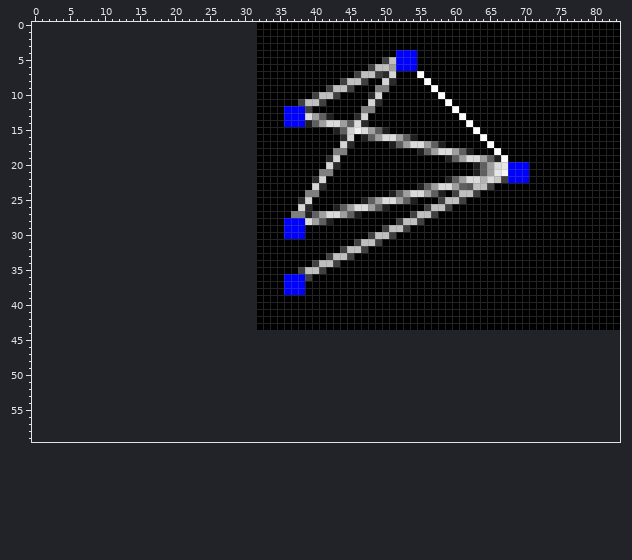
Two versions of one sprite sheet, Render/outputs/0.png. Above, as it was before the edit.
The file is 52x44 pixels. Colours within 5 levels of each other are drawn and written as one. The old version is drawn lined up with the new one, on the new canvas.
The same view after the edit:
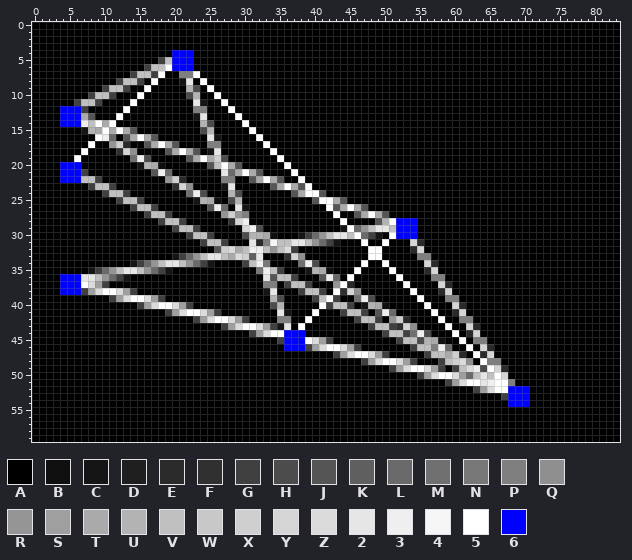
Palette (. is transparent): A #000000  B #0f0f0f  C #151515  D #1f1f1f  E #2a2a2a  F #303030  G #404040  H #4c4c4c  J #555555  K #5f5f5f  L #6a6a6a  M #707070  N #787878  P #7f7f7f  Q #8f8f8f  R #959595  S #9f9f9f  T #aaaaaa  U #b3b3b3  V #c0c0c0  W #c8c8c8  X #cfcfcf  Y #d5d5d5  Z #dbdbdb  2 #e6e6e6  3 #efefef  4 #f6f6f6  5 #ffffff  6 #0000ff
Difference:
canvas 52x44 -> 84x60, the old top-left corner now at 32,0
Changed rows in their new state; - is an unchanged pixel.
first column x 0:
 0 AAAAAAAAAAAAAAAAAAAAAAAAAAAAAAAA----------------------------------------------------
 1 AAAAAAAAAAAAAAAAAAAAAAAAAAAAAAAA----------------------------------------------------
 2 AAAAAAAAAAAAAAAAAAAAAAAAAAAAAAAA----------------------------------------------------
 3 AAAAAAAAAAAAAAAAAAAAAAAAAAAAAAAA----------------------------------------------------
 4 AAAAAAAAAAAAAAAAAAAA666AAAAAAAAA--------------------AAA-----------------------------
 5 AAAAAAAAAAAAAAAAAAGV666AAAAAAAAA------------------AAAAA-----------------------------
 6 AAAAAAAAAAAAAAAAGVV5666AAAAAAAAA----------------AAAAAAA-----------------------------
 7 AAAAAAAAAAAAAAGVVG5AAPP5AAAAAAAA--------------AAAAAA---A----------------------------
 8 AAAAAAAAAAAAGVVGA5AAAC2A5AAAAAAA------------AAAA--AA----A---------------------------
 9 AAAAAAAAAAGVVGAA5AAAAAUHA5AAAAAA----------AAAA---AA------A--------------------------
10 AAAAAAAAGVVGAAA5AAAAAAHUAA5AAAAA--------AAAA----AA--------A-------------------------
11 AAAAAAGVVGAAAA5AAAAAAAA2CAA5AAAA------AAAA------AA---------A------------------------
12 AAAA666GAAAAA5AAAAAAAAAPPAAA5AAA----AAAA-------AA-----------A-----------------------
13 AAAA666TJAAA5AAAAAAAAAAC2AAAA5AA----AAAAAAA---AA-------------A----------------------
14 AAAA6663V5T5AAAAAAAAAAAAUHAAAA5A----AAAAAAAAAAAA--------------A---------------------
15 AAAAAAACUT5T5TJAAAAAAAAAHUAAAAA5-----------AAAAAAAA------------A--------------------
16 AAAAAAAAA53LAJT5TJAAAAAAA2CAAAAA5-----------AA-AAAAAAAA---------A-------------------
17 AAAAAAAA5AARXEAAJT5TJAAAAPPAAAAA-5----------AA-----AAAAAAAA------A------------------
18 AAAAAAA5AAAAFYQAAAAJT5TJAC2AAAAA--5--------AA----------AAAAAAAA---A-----------------
19 AAAAAA5AAAAAAAM3HAAAAAJT5TXHAAAA---5------AA---------------AAAAAAAAA----------------
20 AAAA666AAAAAAAACUTBAAAAAAJV5TJAA----5-----AA-------------------AAAAAAAA-------------
21 AAAA666GAAAAAAAAAJ3LAAAAAAA2LT5TJ----5---AA--------------------AAAAAAAA-------------
22 AAAA666VVGAAAAAAAAARXEAAAAAPPAAJT5TJ--5-AA-----------------AAAAAAAAAAAA-------------
23 AAAAAAAAGVVGAAAAAAAAFYQAAAAC2AAA--JT5TJ5AA-------------AAAAAAAAAAA------------------
24 AAAAAAAAAAGVVGAAAAAAAAM3HAAAUHAA-----JT55J---------AAAAAAAA-AAAA--------------------
25 AAAAAAAAAAAAGVVGAAAAAAACUTBAHUAA------AAJ55TJ--AAAAAAAA---AAAA----------------------
26 AAAAAAAAAAAAAAGVVGAAAAAAAJ3LA2CA------AA--5JT5TJAAA-----AAAA------------------------
27 AAAAAAAAAAAAAAAAGVVGAAAAAAARXRPA-----AAAAAA5AAJT5TJ---AAAA--------------------------
28 AAAAAAAAAAAAAAAAAAGVVGAAAAAAFY3A----AAAAAAA-5----JU5666A----------------------------
29 AAAAAAAAAAAAAAAAAAAAGVVGAAAAAAY3H---AAA-----C5LRV22-666-----------------------------
30 AAAAAAAAAAAAAAAAAAAAAAGVVGAAAAHUUTB-AACGLRV22V5L-CA5666-----------------------------
31 AAAAAAAAAAAAAAAAAAAAAAAAGVVGAAA2EP4VV22VRLGC--A5AA5---YE----------------------------
32 AAAAAAAAAAAAAAAAAAAAAAAAAAJXZTV33VRVZG------AAAA55----EY----------------------------
33 AAAAAAAAAAAAAAAAAAAACGLRV22VTZXK2---FYQ---AAAA--55-----PP---------------------------
34 AAAAAAAAAAAAAACGLRV22VRLGCAAAAGV3N----M3HAAA---5--5-----YE--------------------------
35 AAAAAAAACGLRV22VRLGCAAAAAAAAAAAAN3VG--ACUTB---5----5----EY--------------------------
36 AAAA66622VRLGCAAAAAAAAAAAAAAAAAA-2JVVGAA-J3L-5------5----PP-------------------------
37 AAAA6665ZSGAAAAAAAAAAAAAAAAAAAAA-PP-GVVG---R5E-------5----YE------------------------
38 AAAA666GSZ55ZSGAAAAAAAAAAAAAAAAA-C2-AAGVVG-5FYQ-------5---EY------------------------
39 AAAAAAAAAAAGSZ55ZSGAAAAAAAAAAAAA--UH----GV5G--M3H------5---PP-----------------------
40 AAAAAAAAAAAAAAAGSZ55ZSGAAAAAAAAA--HU-----5GVVG-CUTB-----5---YE----------------------
41 AAAAAAAAAAAAAAAAAAAGSZ55ZSGAAAAA---2C---5---GVVG-J3L-----5--EY----------------------
42 AAAAAAAAAAAAAAAAAAAAAAAGSZ55ZSGA---PP--5------GVVG-RXE----5--PP---------------------
43 AAAAAAAAAAAAAAAAAAAAAAAAAAAGSZ55ZSGC2-5---------GVVGFYQ----5--YE--------------------
44 AAAAAAAAAAAAAAAAAAAAAAAAAAAAAAAGSZ55666AAAAAAAAAAAGVVGM3HAAA5AEYAAAAAAAAAAAAAAAAAAAA
45 AAAAAAAAAAAAAAAAAAAAAAAAAAAAAAAAAAAG6665ZSGAAAAAAAAAGVVHUTBAA5APPAAAAAAAAAAAAAAAAAAA
46 AAAAAAAAAAAAAAAAAAAAAAAAAAAAAAAAAAAA666GSZ55ZSGAAAAAAAGVVP3LAA5AYEAAAAAAAAAAAAAAAAAA
47 AAAAAAAAAAAAAAAAAAAAAAAAAAAAAAAAAAAAAAAAAAAGSZ55ZSGAAAAAGVVTXEA5EYAAAAAAAAAAAAAAAAAA
48 AAAAAAAAAAAAAAAAAAAAAAAAAAAAAAAAAAAAAAAAAAAAAAAGSZ55ZSGAAAGVXZQA5PPAAAAAAAAAAAAAAAAA
49 AAAAAAAAAAAAAAAAAAAAAAAAAAAAAAAAAAAAAAAAAAAAAAAAAAAGSZ55ZSGAGVZ3H5YEAAAAAAAAAAAAAAAA
50 AAAAAAAAAAAAAAAAAAAAAAAAAAAAAAAAAAAAAAAAAAAAAAAAAAAAAAAGSZ55ZSLV2V5YAAAAAAAAAAAAAAAA
51 AAAAAAAAAAAAAAAAAAAAAAAAAAAAAAAAAAAAAAAAAAAAAAAAAAAAAAAAAAAGSZ552355PAAAAAAAAAAAAAAA
52 AAAAAAAAAAAAAAAAAAAAAAAAAAAAAAAAAAAAAAAAAAAAAAAAAAAAAAAAAAAAAAAGSZ55666AAAAAAAAAAAAA
53 AAAAAAAAAAAAAAAAAAAAAAAAAAAAAAAAAAAAAAAAAAAAAAAAAAAAAAAAAAAAAAAAAAAG666AAAAAAAAAAAAA
54 AAAAAAAAAAAAAAAAAAAAAAAAAAAAAAAAAAAAAAAAAAAAAAAAAAAAAAAAAAAAAAAAAAAA666AAAAAAAAAAAAA
55 AAAAAAAAAAAAAAAAAAAAAAAAAAAAAAAAAAAAAAAAAAAAAAAAAAAAAAAAAAAAAAAAAAAAAAAAAAAAAAAAAAAA
56 AAAAAAAAAAAAAAAAAAAAAAAAAAAAAAAAAAAAAAAAAAAAAAAAAAAAAAAAAAAAAAAAAAAAAAAAAAAAAAAAAAAA
57 AAAAAAAAAAAAAAAAAAAAAAAAAAAAAAAAAAAAAAAAAAAAAAAAAAAAAAAAAAAAAAAAAAAAAAAAAAAAAAAAAAAA
58 AAAAAAAAAAAAAAAAAAAAAAAAAAAAAAAAAAAAAAAAAAAAAAAAAAAAAAAAAAAAAAAAAAAAAAAAAAAAAAAAAAAA
59 AAAAAAAAAAAAAAAAAAAAAAAAAAAAAAAAAAAAAAAAAAAAAAAAAAAAAAAAAAAAAAAAAAAAAAAAAAAAAAAAAAAA
